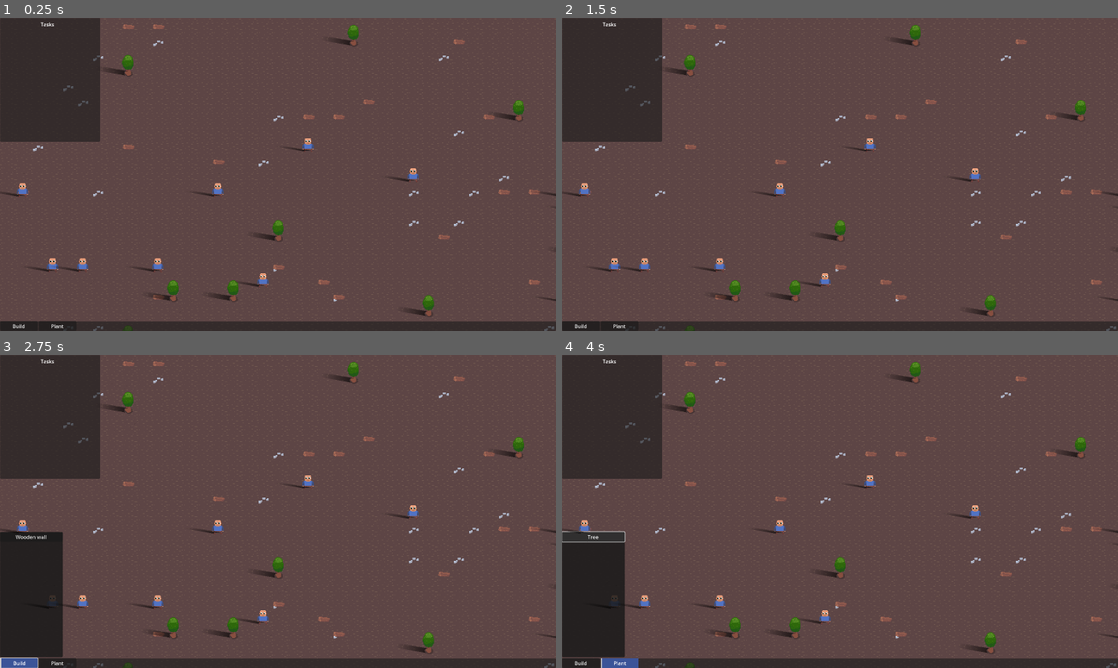
Above: before the commit, frames 1-4 (two rows, left to right).
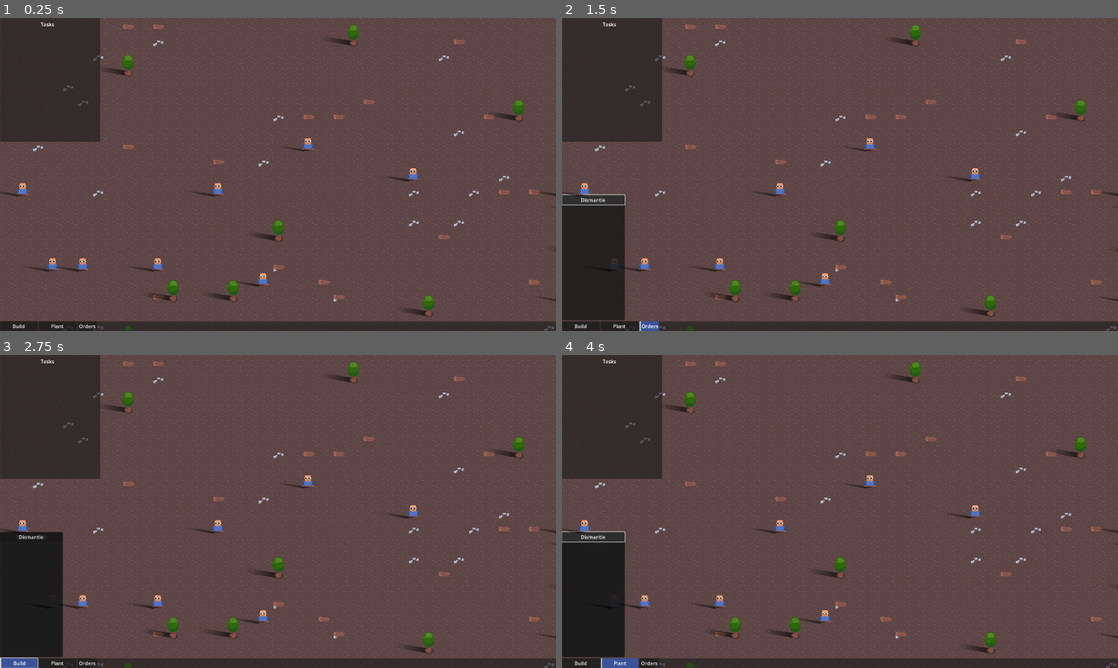
Above: after the commit, the same moments.

Repository: speakk/gnome_village
Game: Godot game, scene res://main.tscn
Two runs of this game, one before a commit and one after it. Both use one fixed random seed, a clock stepped at 60 frames per second and the inputs below.
Inputs (mouse positions are in pixels of both pictures, inside the frame that each line leads up to):
- Up to frame 1 (0.25 s): no input
- Up to frame 2 (1.5 s): click (650, 324) at 0.5 s, where only the run after the commit has a clickable "Orders"; click (595, 199) at 1.25 s, where only the run after the commit has a clickable "Dismantle"
- Up to frame 3 (2.75 s): click "Build" at 2 s
- Up to frame 4 (4 s): click "Plant" at 2.75 s; click "Tree" at 3.5 s

The runs differ from the first frame. In frame 1, less than 0.1% of the frame differs, in the area x 14-18%, y 96-100%; in frame 2, 4.6%, in the area x 0-18%, y 56-100%; in frame 3, less than 0.1%; in frame 4, less than 0.1%.

Commit message:
WIP dismantle

Diff:
--- a/Events.gd
+++ b/Events.gd
@@ -3,6 +3,10 @@
 signal blueprint_placed(tile_position: Vector2i, blueprint: Blueprint)
 signal blueprint_finished(blueprint: Blueprint)
 signal blueprint_cancel_issued(blueprint: Blueprint)
+
+signal dismantle_issued(item_on_ground: ItemOnGround)
+signal dismantle_finished(item_on_ground: ItemOnGround)
+signal dismantle_cancel_issued(item_on_ground: ItemOnGround)
 
 signal task_finished(task: Task)
 
@@ -14,3 +18,7 @@
 						terrain_set_id: int, terrain_id: int, is_solid: bool)
 
 signal construction_selected(item: Item)
+signal dismantle_selected()
+
+signal item_placed_on_ground(item: ItemOnGround, item_position: Vector2)
+signal item_removed_from_ground(item: ItemOnGround, item_position: Vector2)
--- a/gui/gui.gd
+++ b/gui/gui.gd
@@ -5,6 +5,9 @@
 
 func _on_plant_button_pressed() -> void:
 	show_submenu(%PlantMenu, %PlantButton)
+
+func _on_order_button_pressed() -> void:
+	show_submenu(%OrderMenu, %OrderButton)
 
 func show_submenu(menu: Node, button: Node) -> void:
 	for child in %MainButtons.get_children():
@@ -20,3 +23,7 @@
 	%BuildMenu.hide()
 	%PlantMenu.hide()
 	%SubMenuContainer.hide()
+
+
+func _on_dismantle_button_pressed() -> void:
+	Events.dismantle_selected.emit()
--- a/gui/gui.tscn
+++ b/gui/gui.tscn
@@ -1,11 +1,8 @@
 [gd_scene load_steps=8 format=3 uid="uid://cynniosvk7y2r"]
 
 [ext_resource type="Script" path="res://gui/gui.gd" id="1_jqq6f"]
+[ext_resource type="StyleBox" uid="uid://1n0ehwbrxwuy" path="res://gui/main_button_pressed.tres" id="2_f1s78"]
 [ext_resource type="PackedScene" uid="uid://ctd6ytjbkrp06" path="res://gui/build_menu.tscn" id="2_fxugl"]
-
-[sub_resource type="StyleBoxFlat" id="StyleBoxFlat_yxxk3"]
-bg_color = Color(0.235338, 0.332834, 0.6, 1)
-border_width_left = 4
 
 [sub_resource type="InputEventAction" id="InputEventAction_fsw66"]
 action = &"toggle_menu_1"
@@ -39,7 +36,7 @@
 unique_name_in_owner = true
 custom_minimum_size = Vector2(120, 0)
 layout_mode = 2
-theme_override_styles/pressed = SubResource("StyleBoxFlat_yxxk3")
+theme_override_styles/pressed = ExtResource("2_f1s78")
 toggle_mode = true
 shortcut = SubResource("Shortcut_00krf")
 text = "Build"
@@ -48,11 +45,18 @@
 unique_name_in_owner = true
 custom_minimum_size = Vector2(120, 0)
 layout_mode = 2
-theme_override_styles/pressed = SubResource("StyleBoxFlat_yxxk3")
+theme_override_styles/pressed = ExtResource("2_f1s78")
 toggle_mode = true
 shortcut = SubResource("Shortcut_uyf65")
 text = "Plant
 "
+
+[node name="OrderButton" type="Button" parent="PanelContainer/MainButtons"]
+unique_name_in_owner = true
+layout_mode = 2
+theme_override_styles/pressed = ExtResource("2_f1s78")
+toggle_mode = true
+text = "Orders"
 
 [node name="MarginContainer" type="MarginContainer" parent="."]
 layout_mode = 2
@@ -69,6 +73,7 @@
 
 [node name="BuildMenu" parent="MarginContainer/SubMenuContainer" instance=ExtResource("2_fxugl")]
 unique_name_in_owner = true
+visible = true
 layout_mode = 2
 
 [node name="PlantMenu" type="PanelContainer" parent="MarginContainer/SubMenuContainer"]
@@ -84,5 +89,19 @@
 layout_mode = 2
 text = "Tree"
 
+[node name="OrderMenu" type="PanelContainer" parent="MarginContainer/SubMenuContainer"]
+unique_name_in_owner = true
+visible = false
+layout_mode = 2
+
+[node name="OrderOptions" type="VBoxContainer" parent="MarginContainer/SubMenuContainer/OrderMenu"]
+layout_mode = 2
+
+[node name="DismantleButton" type="Button" parent="MarginContainer/SubMenuContainer/OrderMenu/OrderOptions"]
+layout_mode = 2
+text = "Dismantle"
+
 [connection signal="pressed" from="PanelContainer/MainButtons/BuildButton" to="." method="_on_build_button_pressed"]
 [connection signal="pressed" from="PanelContainer/MainButtons/PlantButton" to="." method="_on_plant_button_pressed"]
+[connection signal="pressed" from="PanelContainer/MainButtons/OrderButton" to="." method="_on_order_button_pressed"]
+[connection signal="pressed" from="MarginContainer/SubMenuContainer/OrderMenu/OrderOptions/DismantleButton" to="." method="_on_dismantle_button_pressed"]
--- /dev/null
+++ b/gui/main_button_pressed.tres
@@ -0,0 +1,5 @@
+[gd_resource type="StyleBoxFlat" format=3 uid="uid://1n0ehwbrxwuy"]
+
+[resource]
+bg_color = Color(0.235338, 0.332834, 0.6, 1)
+border_width_left = 4
--- a/items/Item.gd
+++ b/items/Item.gd
@@ -32,6 +32,7 @@
 @export var display_name: String = ""
 @export var can_be_picked: bool = true
 @export var can_be_constructed: bool = false
+@export var can_be_dismantled: bool = true
 @export var is_solid: bool = false
 @export var durability: int = 10
 @export var crafting_requirements: Array[ItemRequirement] = []
--- a/items/item_on_ground/ItemOnGround.gd
+++ b/items/item_on_ground/ItemOnGround.gd
@@ -53,6 +53,11 @@
 	elif item.rendering_type == Item.RenderingType.Terrain:
 		Events.terrain_placed.emit(coordinates, item.target_layer, item.terrain_set_id, item.terrain_id, item.is_solid)
 
+	Events.item_placed_on_ground.emit(self, global_position)
+
+func _exit_tree() -> void:
+	Events.item_removed_from_ground.emit(self)
+
 func reduce_durability(amount: float) -> void:
 	current_durability -= amount
 
--- a/map/MainMap.gd
+++ b/map/MainMap.gd
@@ -11,8 +11,14 @@
 
 var construction_item: Variant # Item | null
 
+enum MapActions {
+	Build, Dismantle, None
+}
+
+var current_action: MapActions = MapActions.None
+
 enum Layers {
-	Ground, Building, Materials, Blueprint
+	Ground, Building, Materials, Blueprint, Items
 }
 #
 #const Layers.Ground = 0
@@ -20,8 +26,11 @@
 #const MATERIALS_LAYER = 2
 
 var map_entities := {
-	Layers.Blueprint: {} as Dictionary
+	Layers.Blueprint: {} as Dictionary,
+	Layers.Items: {} as Dictionary
 }
+
+
 
 func _ready() -> void:
 	add_layer(Layers.Ground)
@@ -41,7 +50,21 @@
 	Events.blueprint_finished.connect(_blueprint_finished)
 	Events.terrain_placed.connect(_terrain_placed)
 
+	Events.item_placed_on_ground.connect(func(item: ItemOnGround, item_position: Vector2) -> void:
+			var coordinate := global_position_to_coordinate(item_position)
+			if not map_entities[Layers.Items].has(coordinate):
+				map_entities[Layers.Items][coordinate] = []
+			map_entities[Layers.Items][coordinate].append(item)
+	)
+
+	Events.item_removed_from_ground.connect(func(item: ItemOnGround, item_position: Vector2) -> void:
+			var coordinate := global_position_to_coordinate(item_position)
+			if map_entities[Layers.Items].has(coordinate):
+				map_entities[Layers.Items][coordinate].erase(item)
+	)
+
 	Events.construction_selected.connect(_construction_selected)
+	Events.dismantle_selected.connect(func() -> void: current_action = MapActions.Dismantle)
 
 	Events.map_ready.emit(self)
 
@@ -77,18 +100,7 @@
 func set_line_end(coordinate: Vector2i) -> void:
 	line_end = coordinate
 
-func _process(delta: float) -> void:
-	if not Input.is_action_pressed("line_draw_modifier"):
-		line_start = null
-		line_end = null
-		line_coords = []
-		$HoverRectDraw.set_line_coords([] as Array[Vector2i])
-
-	var tile_position: Vector2i = local_to_map(get_local_mouse_position())
-
-	if is_mouse_2_pressed:
-		_cancel_blueprint(tile_position)
-
+func _handle_build_action(tile_position: Vector2i) -> void:
 	if construction_item:
 		if PathFinder.is_valid_position(tile_position):
 			$HoverRectDraw.set_line_coords([tile_position] as Array[Vector2i])
@@ -108,6 +120,39 @@
 					for line_coord in line_coords:
 						_place_blueprint(line_coord)
 
+func _handle_dismantle_action(tile_position: Vector2i) -> void:
+	if is_mouse_pressed:
+		print("Handle dismantle action mouse pressed")
+		if map_entities[Layers.Items].has(tile_position):
+			var entities := map_entities[Layers.Items][tile_position] as Array
+			for entity in entities as Array[Node]:
+				entity as ItemOnGround
+				if entity.item.can_be_dismantled:
+					Events.dismantle_issued.emit(entity)
+					print("Issued")
+			#var entity
+			#Events.dismantle_issued
+
+func _handle_map_action(tile_position: Vector2i) -> void:
+	if current_action == MapActions.Build:
+		_handle_build_action(tile_position)
+	if current_action == MapActions.Dismantle:
+		_handle_dismantle_action(tile_position)
+
+
+func _process(delta: float) -> void:
+	if not Input.is_action_pressed("line_draw_modifier"):
+		line_start = null
+		line_end = null
+		line_coords = []
+		$HoverRectDraw.set_line_coords([] as Array[Vector2i])
+
+	var tile_position: Vector2i = local_to_map(get_local_mouse_position())
+
+	if is_mouse_2_pressed:
+		_cancel_blueprint(tile_position)
+
+	_handle_map_action(tile_position)
 
 
 func _cancel_blueprint(tile_position: Vector2i) -> void:
@@ -172,4 +217,5 @@
 	##set_cell(Layers.Blueprint, tile_position, tile_set.get_source_id(1), Vector2i(1, 0))
 
 func _construction_selected(item: Item) -> void:
+	current_action = MapActions.Build
 	construction_item = item
--- a/task_handler/TaskHandler.gd
+++ b/task_handler/TaskHandler.gd
@@ -3,11 +3,13 @@
 class_name TaskHandler
 
 @onready var BLUEPRINT_TREE := preload("res://task_handler/trees/BlueprintTree.gd")
+@onready var DISMANTLE_TREE := preload("res://task_handler/trees/DismantleTree.gd")
 
 @onready var debug_ui_tree := %Tree as Tree
 
 func _ready() -> void:
 	Events.blueprint_placed.connect(_blueprint_placed)
+	Events.dismantle_issued.connect(_dismantle_issued)
 	$Tasks.child_entered_tree.connect(_tasks_changed)
 	$Tasks.child_exiting_tree.connect(_tasks_changed)
 	$Tasks.child_order_changed.connect(func() -> void: _refresh_debug_tree($Tasks.get_children()))
@@ -52,6 +54,10 @@
 
 func _blueprint_placed(tile_position: Vector2i, blueprint: Blueprint) -> void:
 	var task_tree := (BLUEPRINT_TREE.new() as BlueprintTree).initialize(tile_position, blueprint, get_tree()) as TaskTreeBranch
+	$Tasks.add_child(task_tree)
+
+func _dismantle_issued(item_on_ground: ItemOnGround) -> void:
+	var task_tree := (DISMANTLE_TREE.new() as DismantleTree).initialize(item_on_ground)
 	$Tasks.add_child(task_tree)
 
 func get_available_settler(task: Variant) -> Settler:
--- a/tasks/dismantle_task.gd
+++ b/tasks/dismantle_task.gd
@@ -9,7 +9,7 @@
 
 	target.reserved_for_dismantling = true
 
-	%GoToAction.target = Globals.get_map().global_to_coordinate(target.global_position)
+	%GoToAction.target = Globals.get_map().global_position_to_coordinate(target.global_position)
 	%DismantleAction.target = target
 
 	return self
